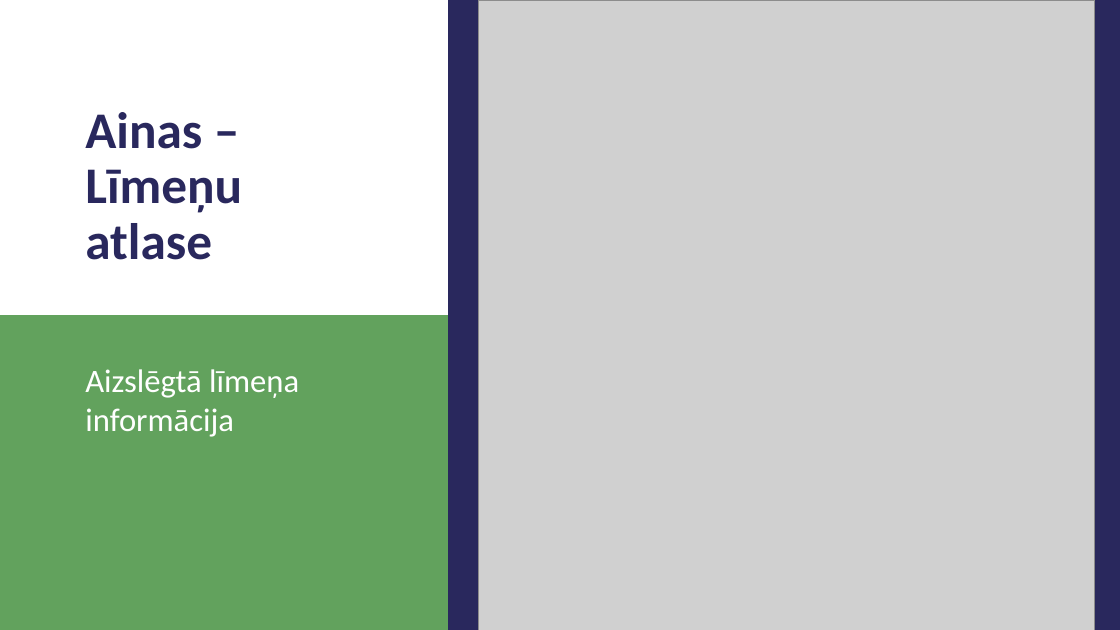
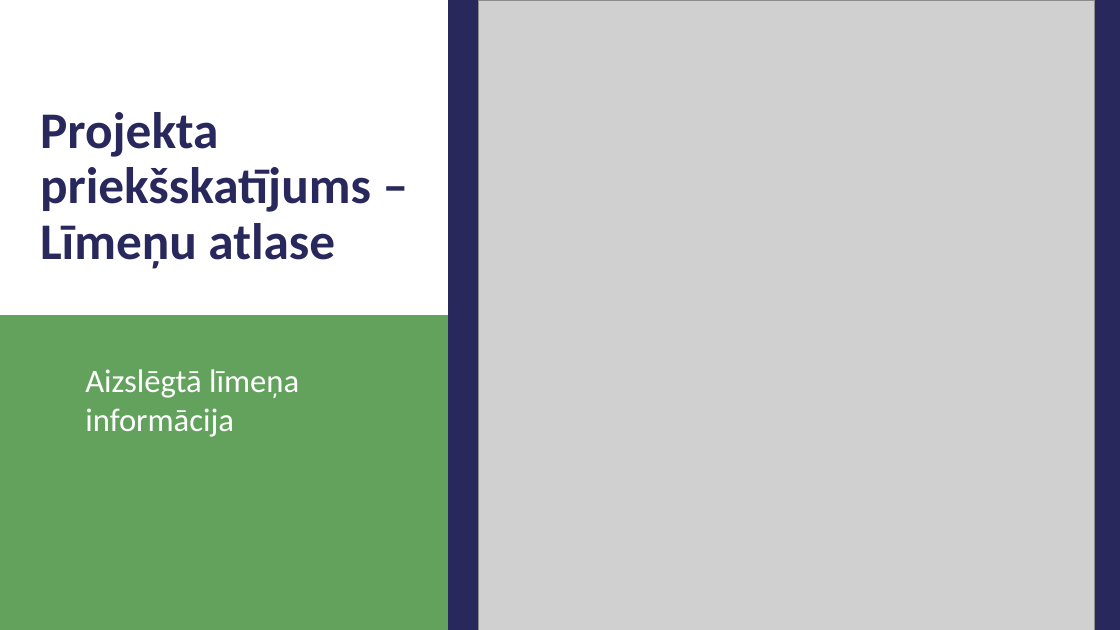
Before and after one commit to 1ivyatan/drumstalotajs, a slide deck: slide 47 of Documentation/Prezentācija.pptx (slide 58 before the commit). Drawn at 1120x630 pixels with LibreOffice and Linux fonts; fonts in the diff are those of the drawing; grey boxes stand for pictures. Boxes give left, top, right and bottom in pixels: in the first picture for what was removed or moved away, otherwise in the second. Text is boxed around its words. In the diff, an @@ line names an element or a change of style, - is before the commit and + after.

```diff
--- a/Documentation/Prezentācija.pptx
+++ b/Documentation/Prezentācija.pptx
@@ title at bbox=[40, 112, 371, 269]: text changed @@
-Ainas – Līmeņu atlase
+Projekta priekšskatījums – Līmeņu atlase
```
Also in this commit, not shown: 6 other slides changed, 26 slides removed.
